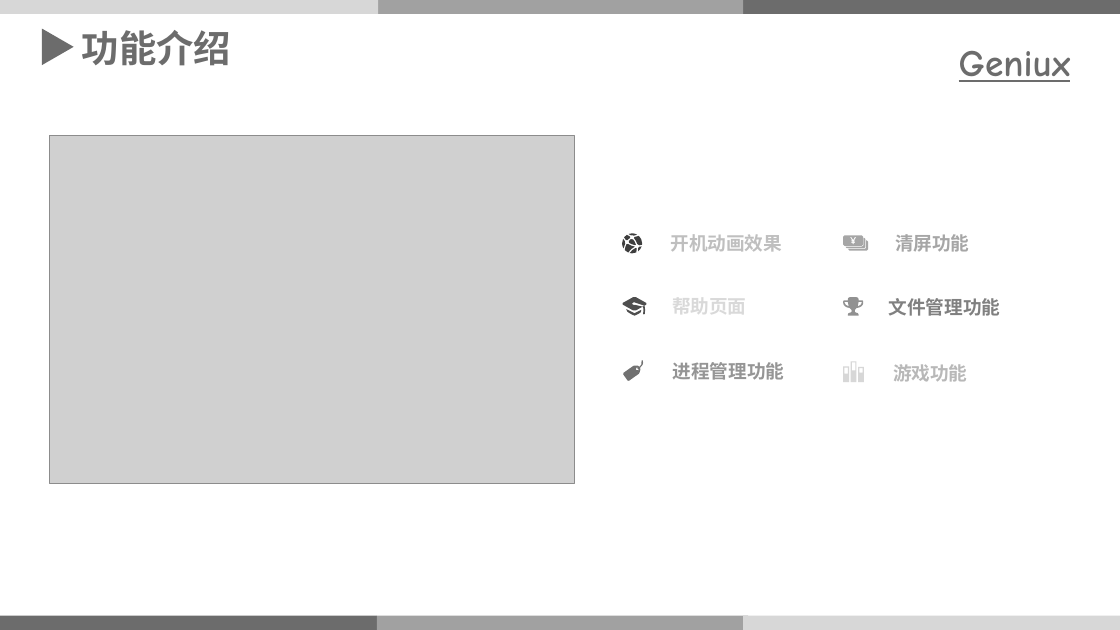
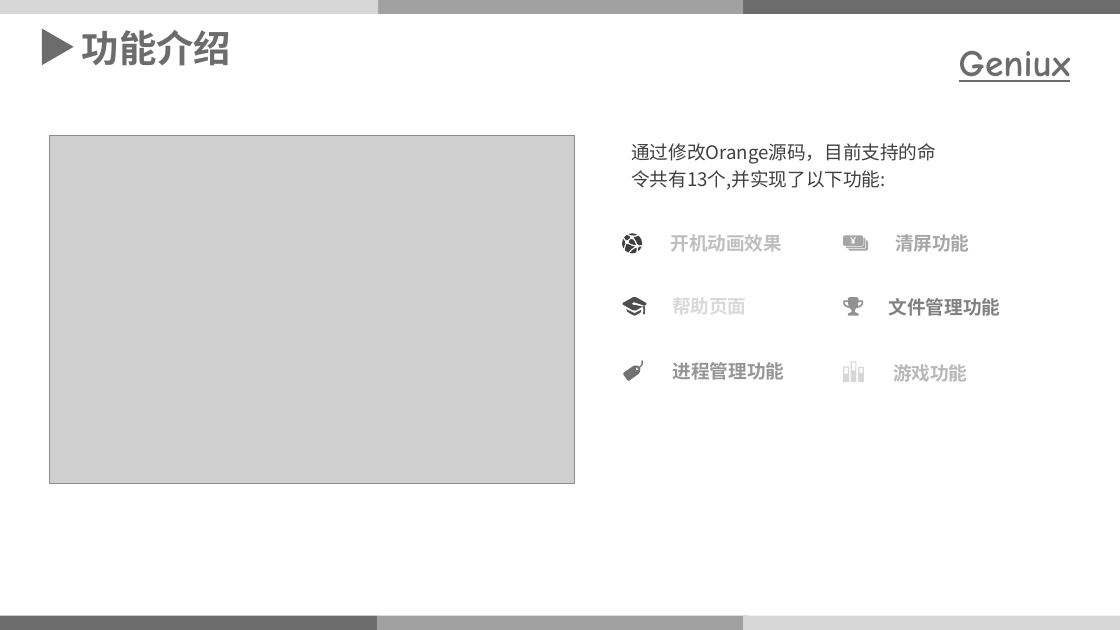
Before and after one commit to TJU-SSE-2018-OSLab/2018-OSLab, a slide deck: slide 6 of 操作系统答辩PPT.pptx. Drawn at 1120x630 pixels with LibreOffice and Linux fonts; fonts in the diff are those of the drawing; grey boxes stand for pictures; background and template pictures are left out. Boxes give left, top, right and bottom in pixels: in the first picture for what was removed or moved away, otherwise in the second. Text is boxed around its words. In the diff, an @@ line names an element or a change of style, - is before the commit and + after.

```diff
--- a/操作系统答辩PPT.pptx
+++ b/操作系统答辩PPT.pptx
@@ text added at [631, 143, 936, 190], 16 pt, text #404040 @@
+通过修改Orange源码，目前支持的命令共有13个,并实现了以下功能:
```
Also in this commit, not shown: 3 other slides changed, 12 slides removed, 2 other files.
